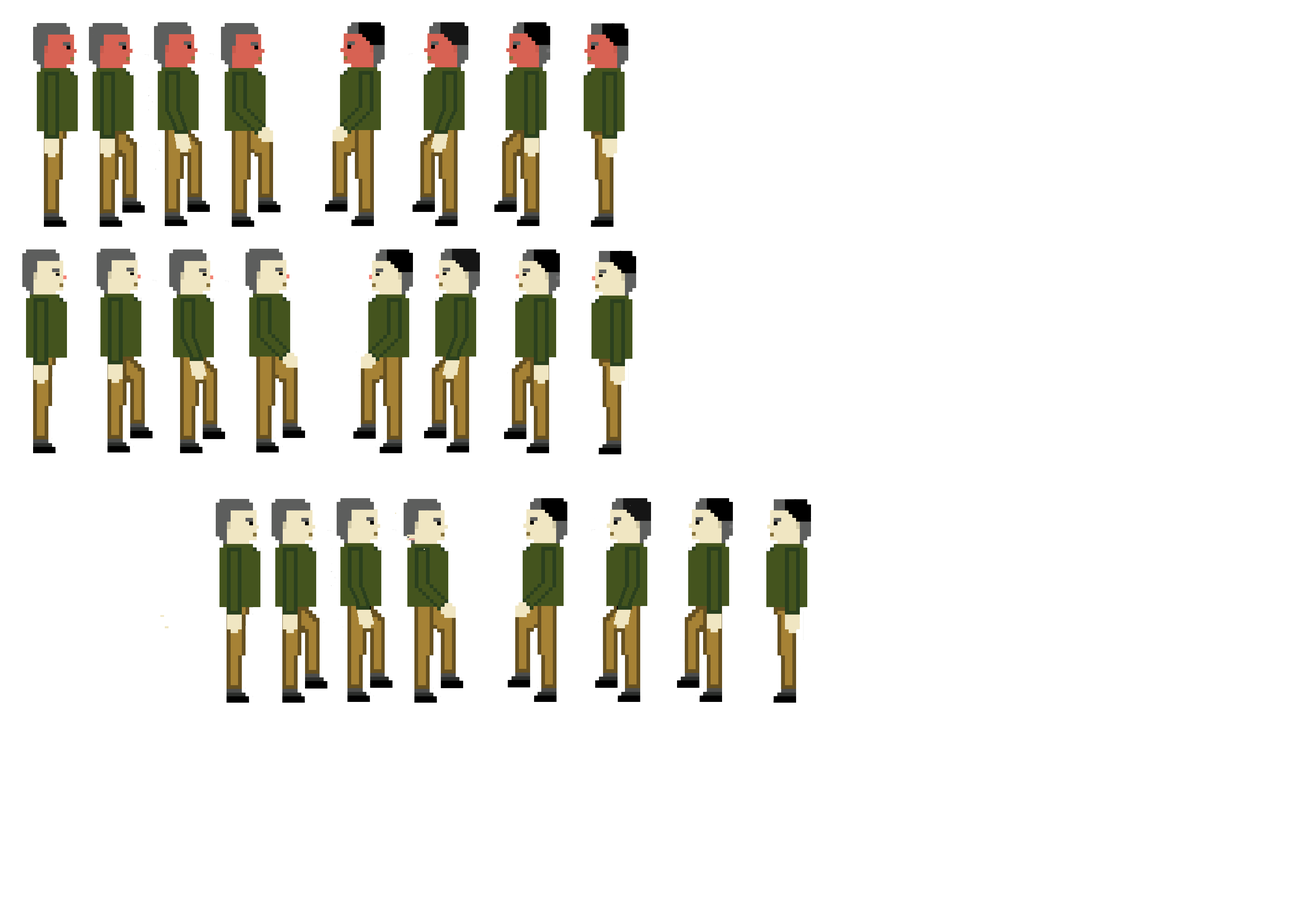
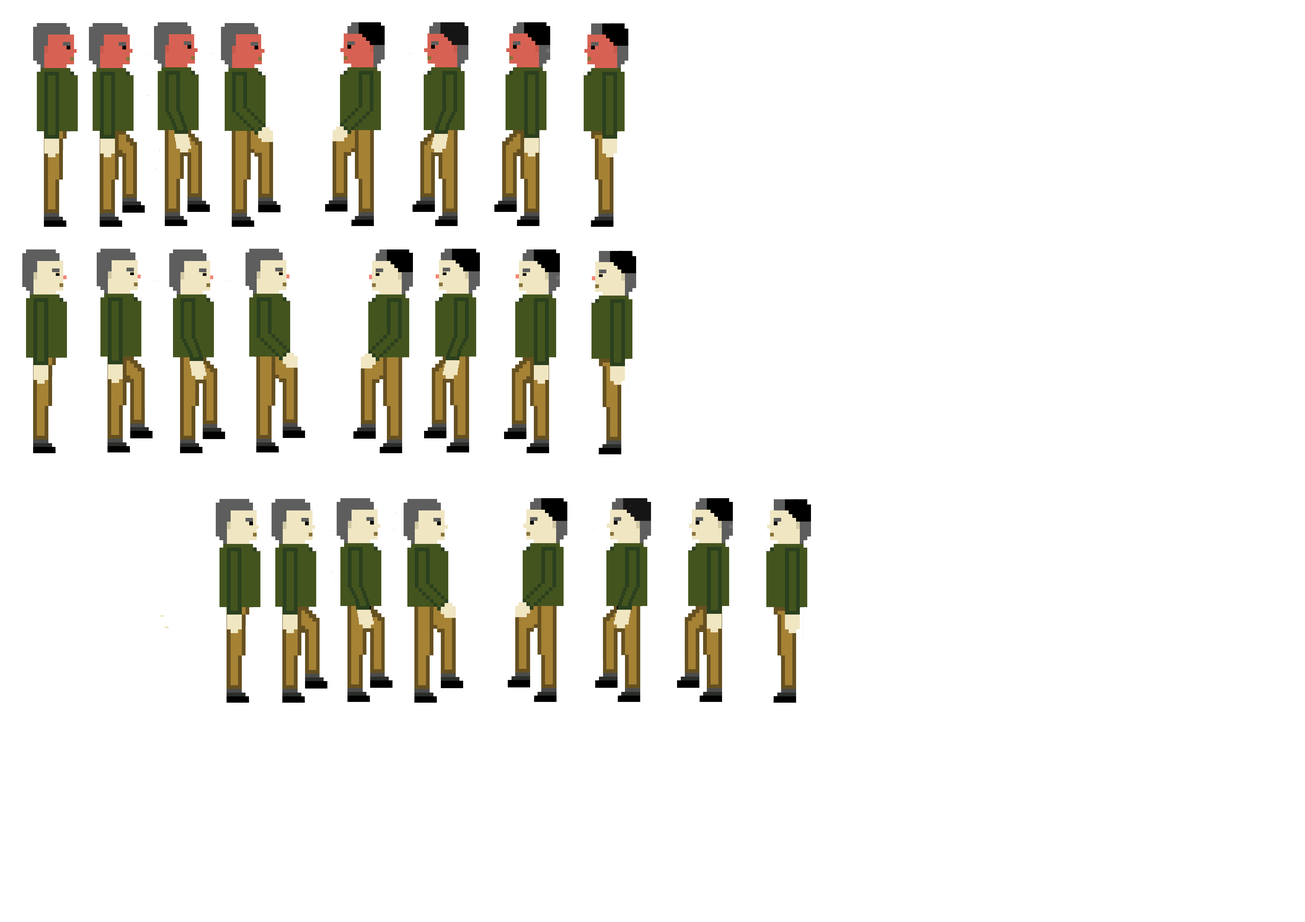
The second 1305 x 922 image is a revision of the first. Changes to its layers:
painted on "Calque 16" over [406, 534, 425, 551]
painted on "Calque 14" over [451, 249, 480, 272]
painted on "Calque 3" over [475, 252, 480, 265]
